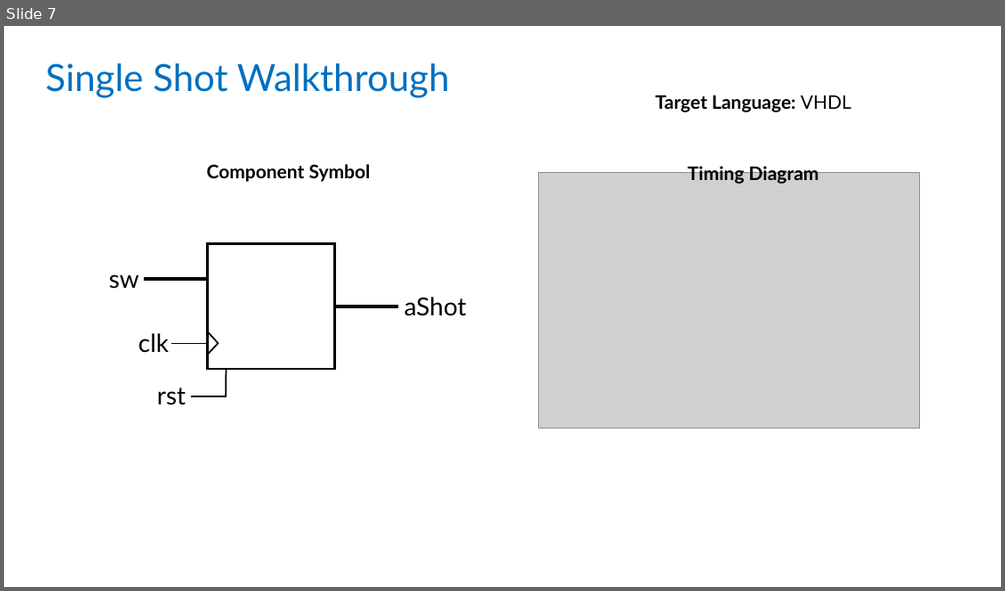
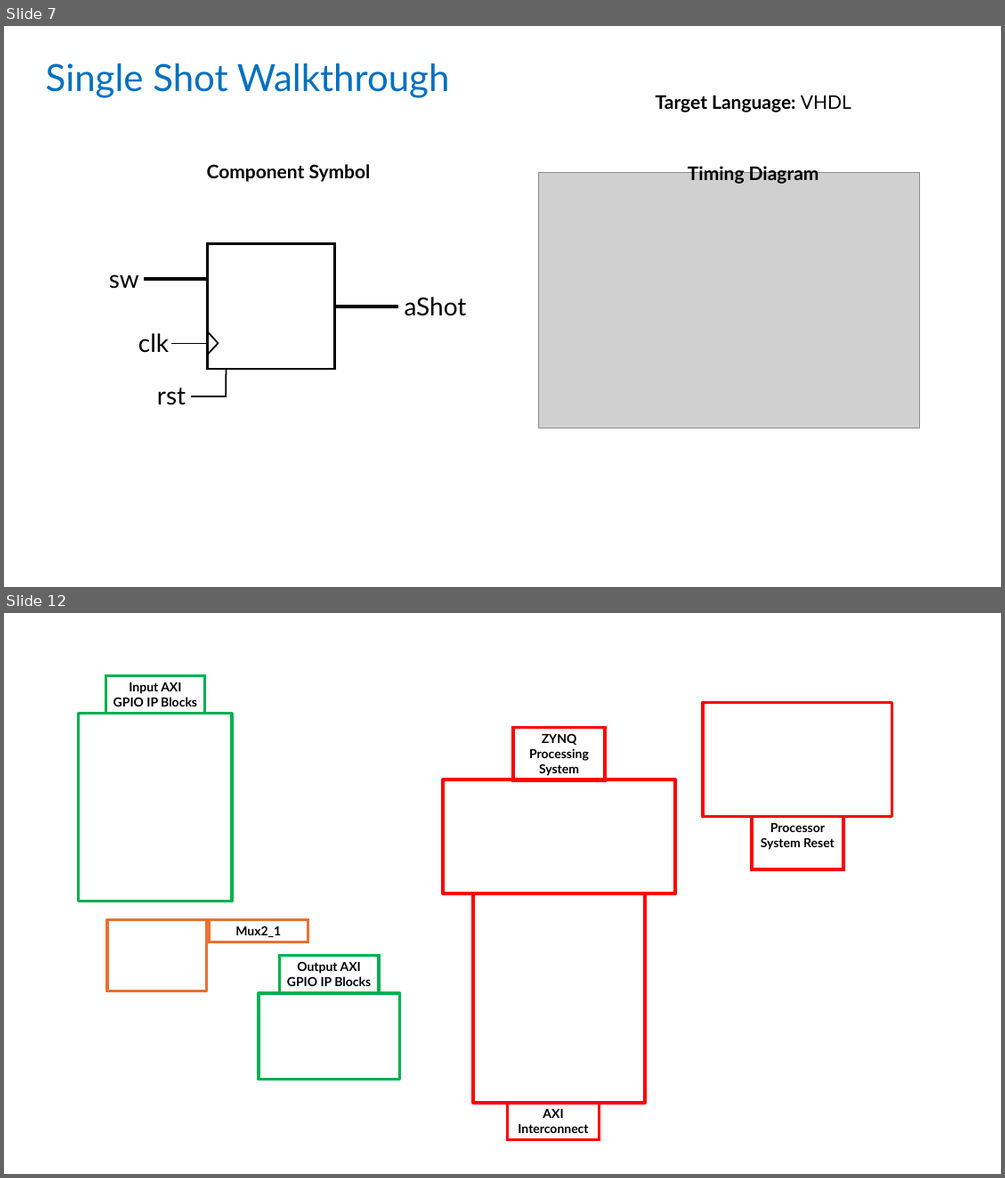
Before and after one commit to Logicademy/PYNQ-SoC-Builder, a slide deck: docs/walkthroughs.pptx. Shown one above the other, each under a label of ours: slide 7 before the commit, slides 7 and 12 after it; the slides between them are not shown. The pictures are 1005x591 and 1005x1178 pixels, drawn with LibreOffice and Linux fonts; fonts in the diff are those of the drawing; grey boxes stand for pictures; background and template pictures are left out. Boxes give left, top, right and bottom in pixels: in the first picture for what was removed or moved away, otherwise in the second. Text is boxed around its words. In the diff, an @@ line names an element or a change of style, - is before the commit and + after.

```diff
--- a/docs/walkthroughs.pptx
+++ b/docs/walkthroughs.pptx
@@ slide 12 added at [4, 613, 1001, 1174], background picture (left out) @@
@@ rectangle added at [105, 676, 205, 714], fill #FFFFFF, outline #00B050 3 pt, 12 pt, text #000000, bold @@
+Input AXI GPIO IP Blocks
@@ rectangle added at [79, 714, 232, 900], outline #00B050 3 pt @@
@@ rectangle added at [704, 703, 892, 817], outline #FF0000 3 pt @@
@@ rectangle added at [513, 728, 605, 780], fill #FFFFFF, outline #FF0000 3 pt, 12 pt, text #000000, bold @@
+ZYNQ Processing System
@@ rectangle added at [443, 779, 676, 893], outline #FF0000 3 pt @@
@@ rectangle added at [752, 817, 843, 869], fill #FFFFFF, outline #FF0000 3 pt, 12 pt, text #000000, bold @@
+Processor System Reset
@@ rectangle added at [474, 893, 646, 1103], outline #FF0000 3 pt @@
@@ rectangle added at [107, 919, 207, 991], outline #E97132 3 pt @@
@@ rectangle added at [209, 919, 308, 942], fill #FFFFFF, outline #E97132 3 pt, 12 pt, text #000000, bold @@
+Mux2_1
@@ rectangle added at [279, 956, 379, 993], fill #FFFFFF, outline #00B050 3 pt, 12 pt, text #000000, bold @@
+Output AXI GPIO IP Blocks
@@ rectangle added at [259, 994, 399, 1079], outline #00B050 3 pt @@
@@ rectangle added at [507, 1102, 599, 1140], fill #FFFFFF, outline #FF0000 3 pt, 12 pt, text #000000, bold @@
+AXI Interconnect
```
Also in this commit, not shown: 2 slides changed, 6 other slides added.
